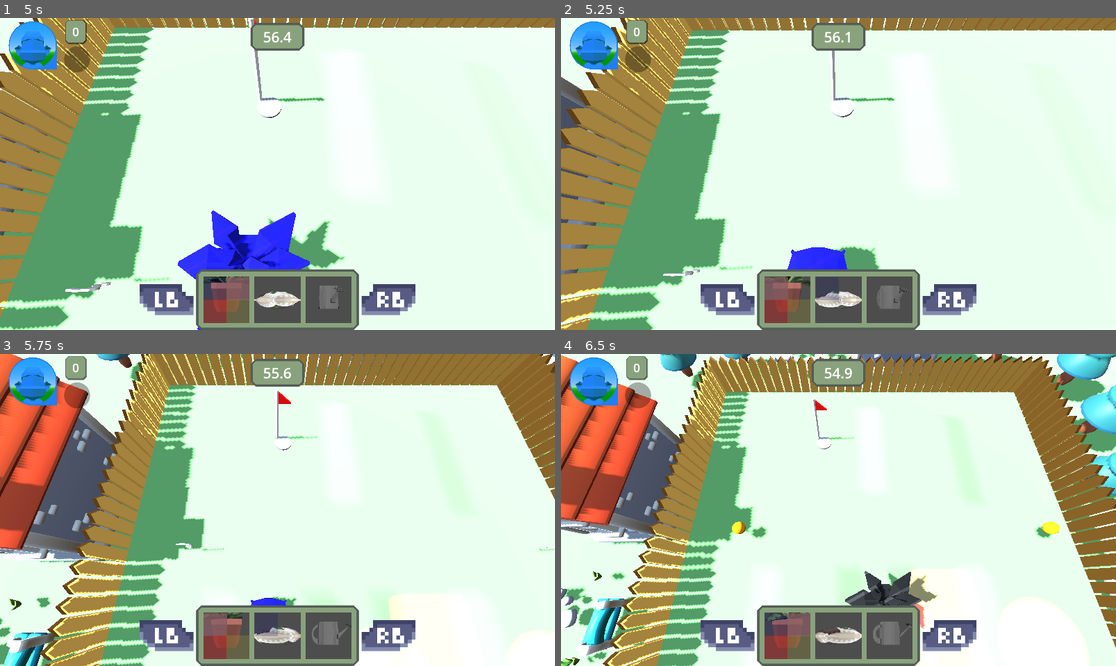
Above: before the commit, frames 1-4 (two rows, left to right).
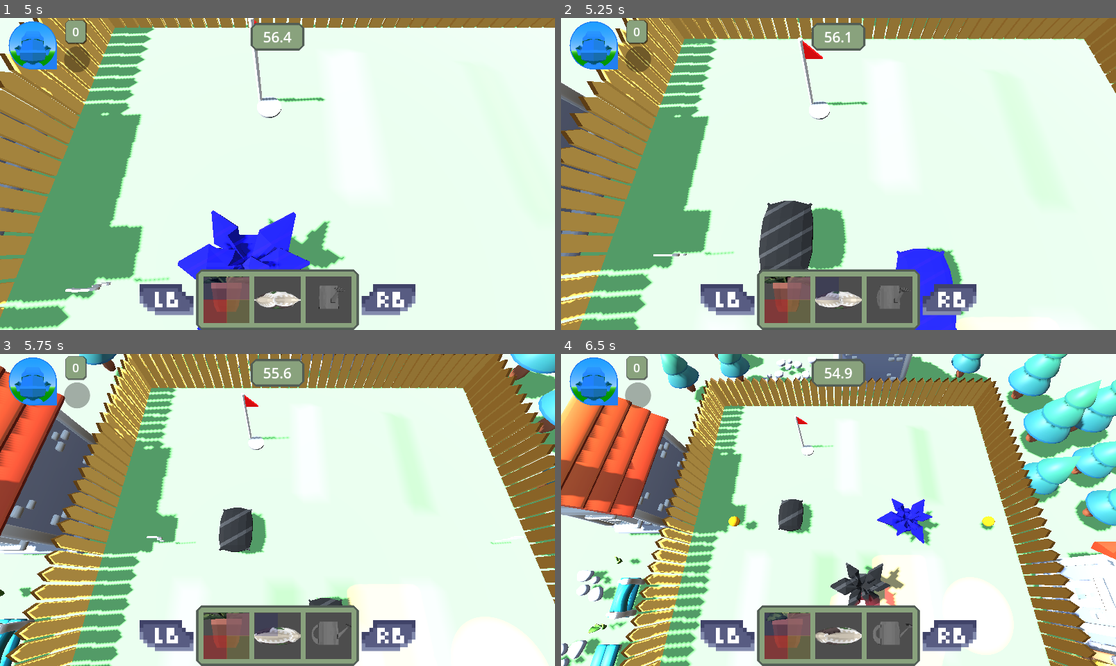
Above: after the commit, the same moments.

Repository: ronincampbell/GDS2Project
Game: Godot game, scene res://maps/lobby.tscn
Same seed, same stepped clock (60 frames per second), same inputs: the game is played once before the commit and once after it. The engine's default icon, where the game draws it, is replaced by a stand-in: a white triangle on a blue panel in a dark square.
Inputs (mouse positions are in pixels of both pictures, inside the frame that each line leads up to):
- Up to frame 1 (5 s): tap Enter (KeyboardJoin) at 0.5 s; move the mouse to (399, 158) at 0.52 s; hold D (PlayerRight) 0.53-1.28 s; hold Enter (KeyboardJoin) 0.53-1.28 s; click (399, 158) at 0.67 s; move the mouse to (166, 189) at 1.27 s; hold S (PlayerDown) 1.28-2.03 s; tap E (PlayerInteract) at 1.35 s; move the mouse to (333, 105) at 2.02 s; hold D (PlayerRight) 2.03-2.78 s; tap Q at 2.1 s; move the mouse to (249, 236) at 2.77 s; hold W (PlayerUp) 2.78-3.53 s; tap F at 2.85 s; click (249, 236) at 2.92 s; move the mouse to (444, 220) at 3.52 s; hold A (PlayerLeft) from 3.53 s (still down); tap I at 3.6 s; move the mouse to (111, 127) at 4.27 s; tap U at 4.35 s
- Up to frame 2 (5.25 s): move the mouse to (866, 174) at 5.02 s; release A (PlayerLeft) at 5.03 s; hold S (PlayerDown) from 5.03 s (still down); hold K from 5.03 s (still down); click (866, 174) at 5.17 s
- Up to frame 3 (5.75 s): keep holding S (PlayerDown); keep holding K
- Up to frame 4 (6.5 s): move the mouse to (755, 432) at 5.77 s; release S (PlayerDown) at 5.78 s; release K at 5.78 s; hold D (PlayerRight) from 5.78 s (still down); tap J at 5.85 s

Frame 1 is identical in both runs. In frame 2, 17% of the frame differs, in the area x 0-100%, y 0-100%; in frame 3, 31%; in frame 4, 42%.

Commit message:
Prop placement script cleanup

Diff:
--- a/UI/prop placement/prop_placement.gd
+++ b/UI/prop placement/prop_placement.gd
@@ -3,15 +3,17 @@
 @onready var hotbar = $HBoxContainer/PanelContainer/MarginContainer/GridContainer
 @onready var timer = $Timer/MarginContainer/TimerText
 
-const prop_models: Dictionary = {"plant":preload("res://Props/prop_plant.tscn"), "fertiliser":preload("res://Props/prop_fertiliser.tscn"), "watering_can":preload("res://Props/prop_watering_can.tscn")}
+const prop_models: Dictionary = {
+	"plant":preload("res://Props/prop_plant.tscn"),
+	"fertiliser":preload("res://Props/prop_fertiliser.tscn"),
+	"watering_can":preload("res://Props/prop_watering_can.tscn")
+	}
 const prop_slot = preload("res://UI/prop placement/prop_slot.tscn")
-
 enum players {PLAYER1, PLAYER2, PLAYER3, PLAYER4}
 
+#props list will be populated by init_hotbar to match prop_models
 var props_list = {
 	"plant": 0,
-	"fertiliser": 0,
-	"watering_can": 0
 }
 var player_current_props = {
 	players.PLAYER1: "plant",
@@ -29,27 +31,17 @@
 		var slot_instance = prop_slot.instantiate()
 		hotbar.add_child(slot_instance)
 		slot_instance.set_slot_prop(prop_models.get(key))
-		props_list.set(key, slot_instance.get_index())
+		props_list.get_or_add(key, slot_instance.get_index())
 
 func highlight_selected_props():
-	#some method to update current selected props here
-
 	for prop in hotbar.get_children():
 		prop.clear_selections()
 
 	for player in player_current_props:
-		hotbar.get_child(props_list.get(player_current_props.get(player))).set_selections(player)
+		hotbar.get_child(props_list[player_current_props[player]]).set_selections(player)
 
 func update_selected(player_num: int, object: String) -> void:
-	var player = players.PLAYER1
-	if player_num == 2:
-		player = players.PLAYER2
-	elif player_num == 3:
-		player = players.PLAYER3
-	elif player_num == 4:
-		player = players.PLAYER4
-
-	player_current_props[player] = object
+	player_current_props[player_num] = object
 	highlight_selected_props()
 
 func update_timer_text(rem_time: float = 30.00):
--- a/UI/prop placement/prop_slot.gd
+++ b/UI/prop placement/prop_slot.gd
@@ -23,7 +23,7 @@
 
 func clear_selections():
 	for panel in player_panels:
-		panel.hide()
+		panel.modulate = Color.TRANSPARENT
 
 func set_selections(player_index: int):
-	player_panels.get(player_index).show()
+	player_panels.get(player_index).modulate = Color.WHITE
--- a/UI/prop placement/prop_slot.tscn
+++ b/UI/prop placement/prop_slot.tscn
@@ -59,13 +59,11 @@
 theme_override_constants/separation = -1
 
 [node name="Player1" type="PanelContainer" parent="VBoxContainer/HBoxContainer"]
-visible = false
 custom_minimum_size = Vector2(48, 48)
 layout_mode = 2
 theme_override_styles/panel = SubResource("StyleBoxFlat_llvrh")
 
 [node name="Player2" type="PanelContainer" parent="VBoxContainer/HBoxContainer"]
-visible = false
 custom_minimum_size = Vector2(48, 48)
 layout_mode = 2
 theme_override_styles/panel = SubResource("StyleBoxFlat_k3s0n")
@@ -76,13 +74,11 @@
 theme_override_constants/separation = -1
 
 [node name="Player3" type="PanelContainer" parent="VBoxContainer/HBoxContainer2"]
-visible = false
 custom_minimum_size = Vector2(48, 48)
 layout_mode = 2
 theme_override_styles/panel = SubResource("StyleBoxFlat_5n30a")
 
 [node name="Player4" type="PanelContainer" parent="VBoxContainer/HBoxContainer2"]
-visible = false
 custom_minimum_size = Vector2(48, 48)
 layout_mode = 2
 theme_override_styles/panel = SubResource("StyleBoxFlat_7x2uc")
--- a/scripts/game_manager.gd
+++ b/scripts/game_manager.gd
@@ -101,8 +101,8 @@
 
 				var new_prop = prop_index[current_player_prop_index[i]]
 				player_current_props[player_prop_index[i]] = new_prop
-				_place_player_object(new_prop, i+1, pos)
-				prop_placement_ui.update_selected(i+1, new_prop)
+				_place_player_object(new_prop, i, pos)
+				prop_placement_ui.update_selected(i, new_prop)
 
 func _place_player_object(player_current_prop, player_num, pos) -> void:
 	var new_prop = _place_object(placeable_props[player_current_prop], pos)
